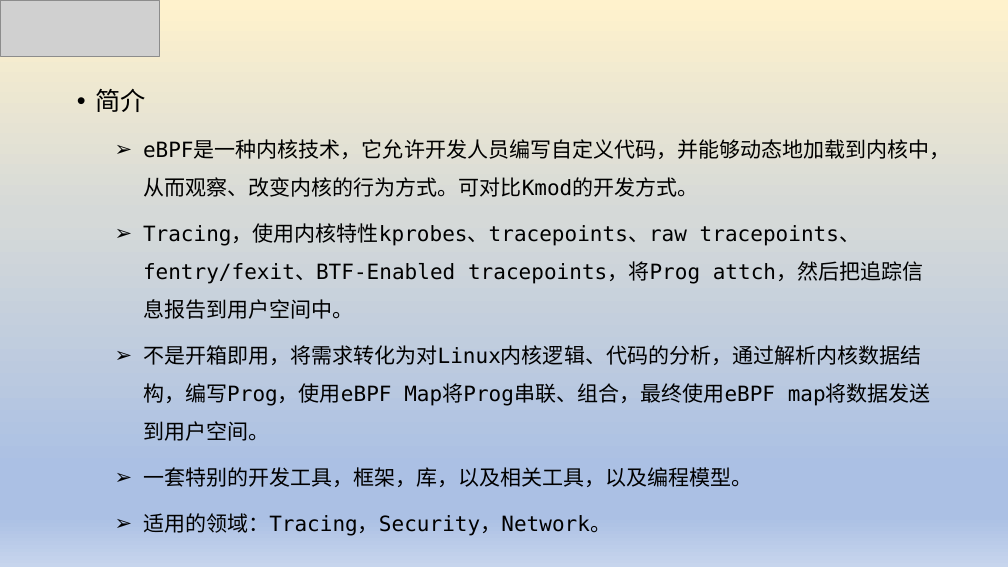
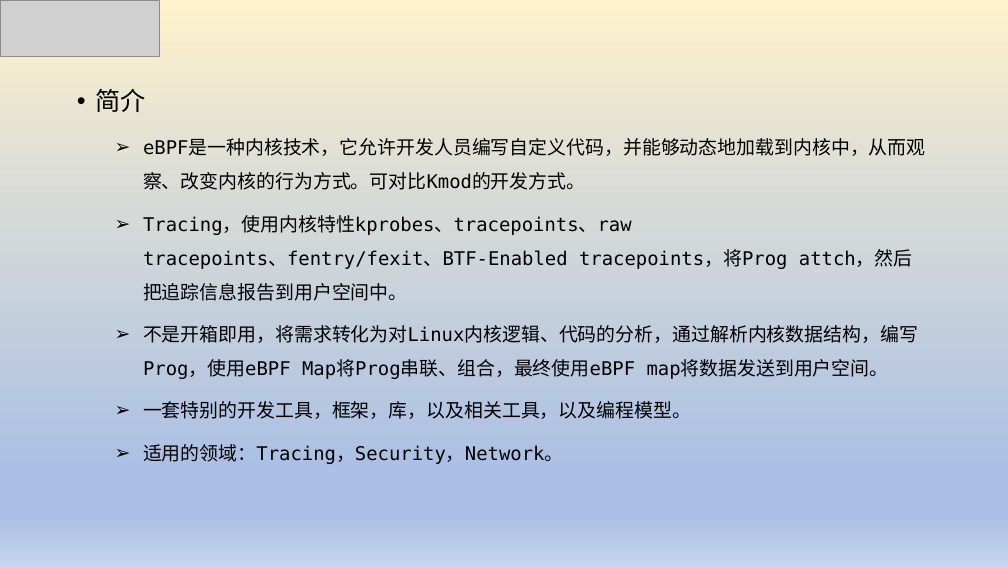
Before and after one commit to luxingwen/x-monitor, a slide deck: slide 2 of doc/基于eBPF可观测性实践.pptx. Drawn at 1008x567 pixels with LibreOffice and Linux fonts; fonts in the diff are those of the drawing; grey boxes stand for pictures. Boxes give left, top, right and bottom in pixels: in the first picture for what was removed or moved away, otherwise in the second. Text is boxed around its words. In the diff, an @@ line names an element or a change of style, - is before the commit and + after.

```diff
--- a/doc/基于eBPF可观测性实践.pptx
+++ b/doc/基于eBPF可观测性实践.pptx
@@ text at [143, 139, 926, 464]: size 20 to 18 pt @@
```
Also in this commit, not shown: 1 other slide changed, 1 slide added, 1 other file.
